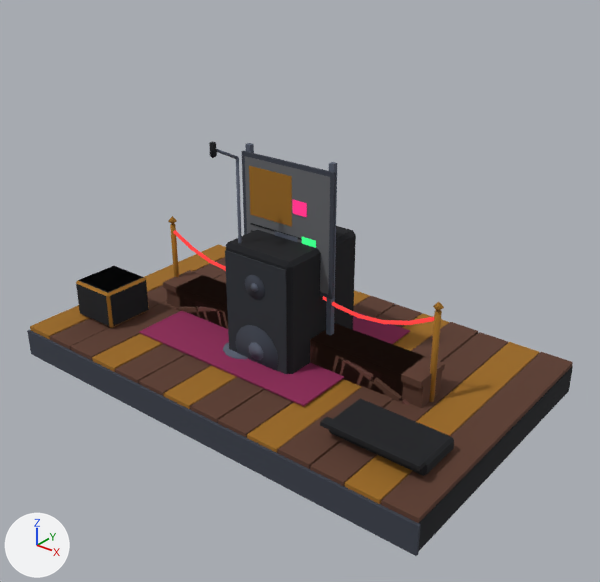
Two versions of the glTF model packages/app/public/city/room-detail-stare-props.glb, one commit apart.
Camera for both pictures: a camera (50 mm lens) standing at (3.43, -4.18, 3.3) and looking at (0.06, 0.04, 0.68). The lights are fixed; the arrows at lower left show +X, +Y and +Z. The older version comes first.

The scene before the commit, as lines of its bpy script (objects in view):
```python
me_rd_trasa_arch_21 = bpy.data.meshes.new('rd-trasa-arch-21')
me_rd_trasa_arch_21.from_pydata(...)  # 136 vertices, 216 faces; spans x -1.13..1.13, y -0.15..0.15, z 0.0..0.46
me_rd_trasa_arch_21.materials.append(mat_city_palette)
me_rd_trasa_arch_24 = bpy.data.meshes.new('rd-trasa-arch-24')
me_rd_trasa_arch_24.from_pydata(...)  # 136 vertices, 216 faces; spans x -1.27..1.27, y -0.15..0.15, z 0.0..0.46
me_rd_trasa_arch_24.materials.append(mat_city_palette)
me_rd_trasa_stage = bpy.data.meshes.new('rd-trasa-stage')
me_rd_trasa_stage.from_pydata(...)  # 427 vertices, 714 faces; spans x -1.76..1.76, y -1.07..1.05, z 0.0..1.86
me_rd_trasa_stage.materials.append(mat_city_palette)
ob_rd_trasa_arch_21 = bpy.data.objects.new('rd-trasa-arch-21', me_rd_trasa_arch_21)
ob_rd_trasa_arch_21.location = (0.0, 0.0, 0.0)
ob_rd_trasa_arch_24 = bpy.data.objects.new('rd-trasa-arch-24', me_rd_trasa_arch_24)
ob_rd_trasa_arch_24.location = (0.0, 0.0, 0.0)
ob_rd_trasa_stage = bpy.data.objects.new('rd-trasa-stage', me_rd_trasa_stage)
ob_rd_trasa_stage.location = (0.0, 0.0, 0.0)
# also in view: 'rd-trasa-speaker' at (-0.2, 0.01, 0.56); 'rd-trasa-rope' at (0.0, 0.0, 0.49); 'rd-trasa-board' at (0.0, 0.0, 0.85)
```
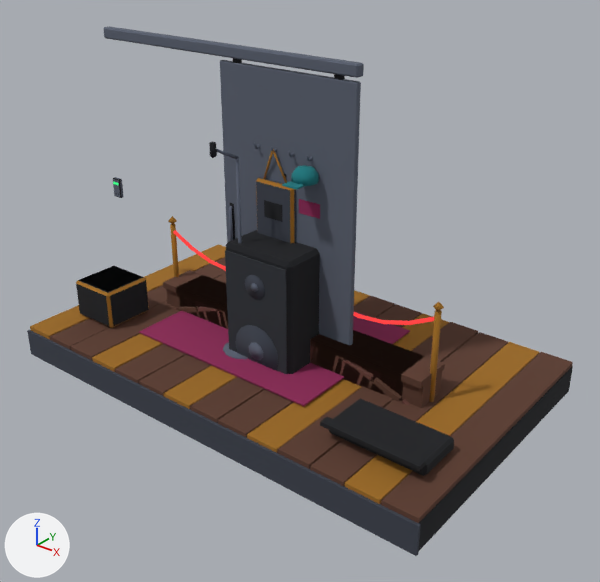
Changed parts and their boxes (x1, y1, x2, y2) in the pictures (600 x 582 px):
'rd-capsule-door', added (blue): after (104, 26, 364, 345)
'rd-capsule-hooks', added: after (253, 143, 319, 243)
'rd-trasa-board', unchanged, covered by the edit: before (242, 143, 337, 336)

Edits to the bpy script that builds the scene:
```text
Add me_rd_capsule_hooks:
    me_rd_capsule_hooks.from_pydata(...)  # 221 vertices, 382 faces; spans x -0.3..0.312, y -0.28..0.0, z 1.08..1.78
    me_rd_capsule_hooks.materials.append(mat_city_palette)
Add me_rd_capsule_door:
    me_rd_capsule_door.from_pydata(...)  # 224 vertices, 384 faces; spans x -1.86..0.58, y -0.08..0.0, z 0.02..2.36
    me_rd_capsule_door.materials.append(mat_city_palette)
Add ob_rd_capsule_hooks:
    ob_rd_capsule_hooks = bpy.data.objects.new('rd-capsule-hooks', me_rd_capsule_hooks)
    ob_rd_capsule_hooks.location = (0.0, 0.0, 0.0)
Add ob_rd_capsule_door:
    ob_rd_capsule_door = bpy.data.objects.new('rd-capsule-door', me_rd_capsule_door)
    ob_rd_capsule_door.location = (0.0, 0.0, 0.0)
```
